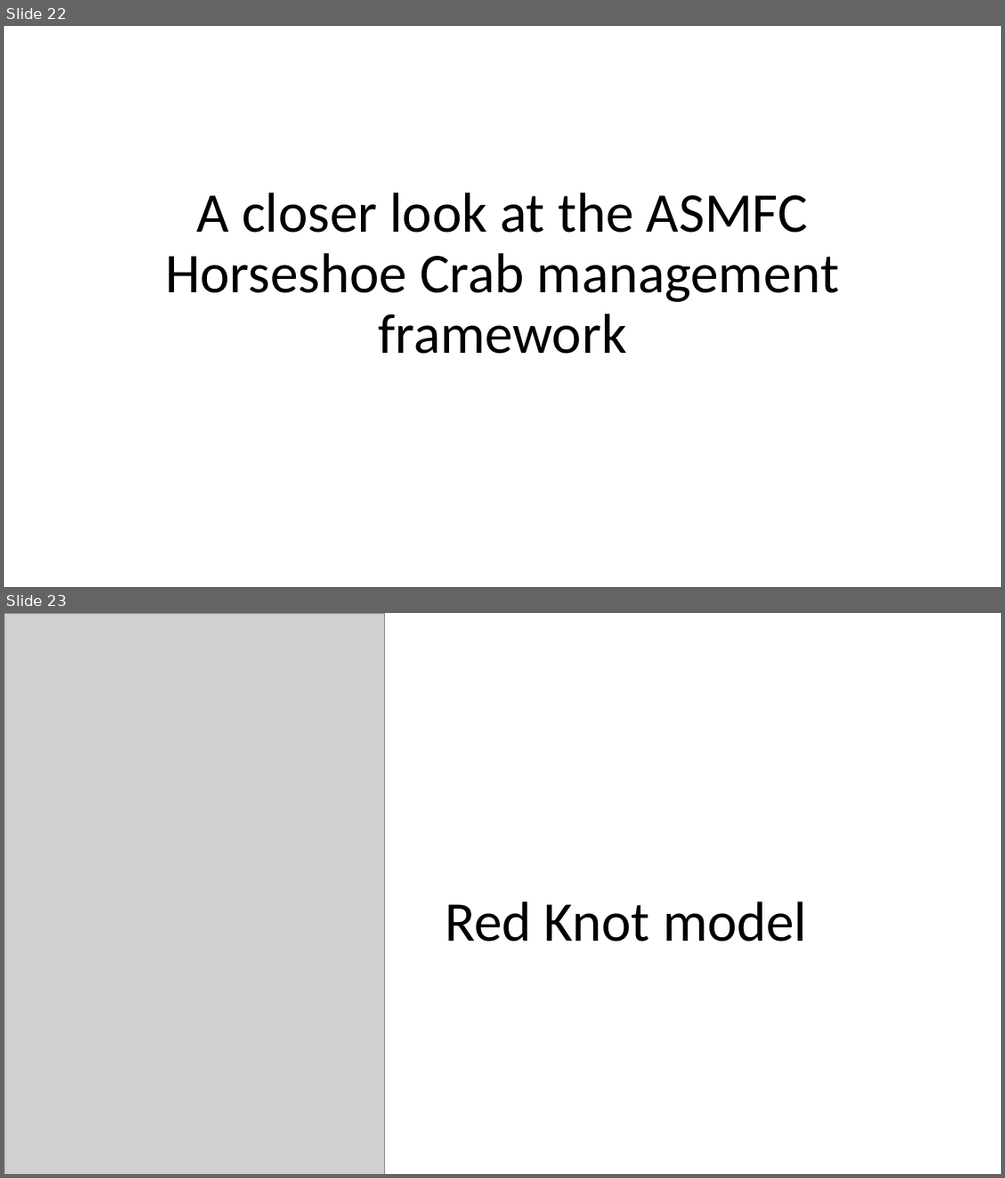
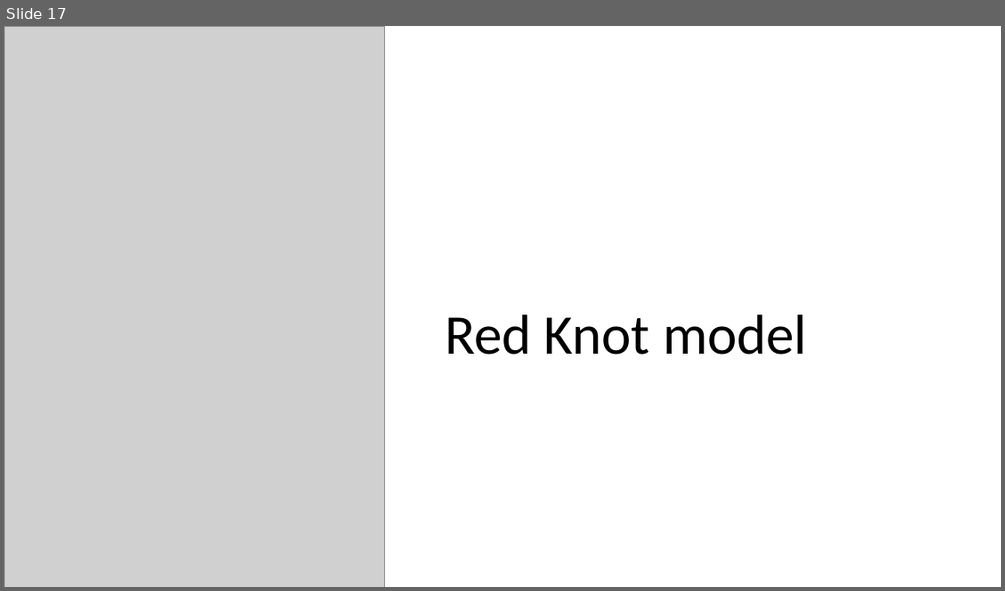
Before and after one commit to kevintshoemaker/NRES-470, a slide deck: REKN2.pptx. Shown one above the other, each under a label of ours: slides 22 and 23 before the commit, slide 17 after it. The pictures are 1005x1178 and 1005x591 pixels, drawn with LibreOffice and Linux fonts; fonts in the diff are those of the drawing; grey boxes stand for pictures. Boxes give left, top, right and bottom in pixels: in the first picture for what was removed or moved away, otherwise in the second. Text is boxed around its words. In the diff, an @@ line names an element or a change of style, - is before the commit and + after.

```diff
--- a/REKN2.pptx
+++ b/REKN2.pptx
@@ slide 22 removed at <box>4,26,1001,587</box>, background #FFFFFF @@
@@ title removed at <box>165,192,839,354</box> @@
-A closer look at the ASMFC Horseshoe Crab management framework
@@ what was slide 23 is now slide 17 @@
```
Also in this commit, not shown: 3 slides changed, 6 other files.
